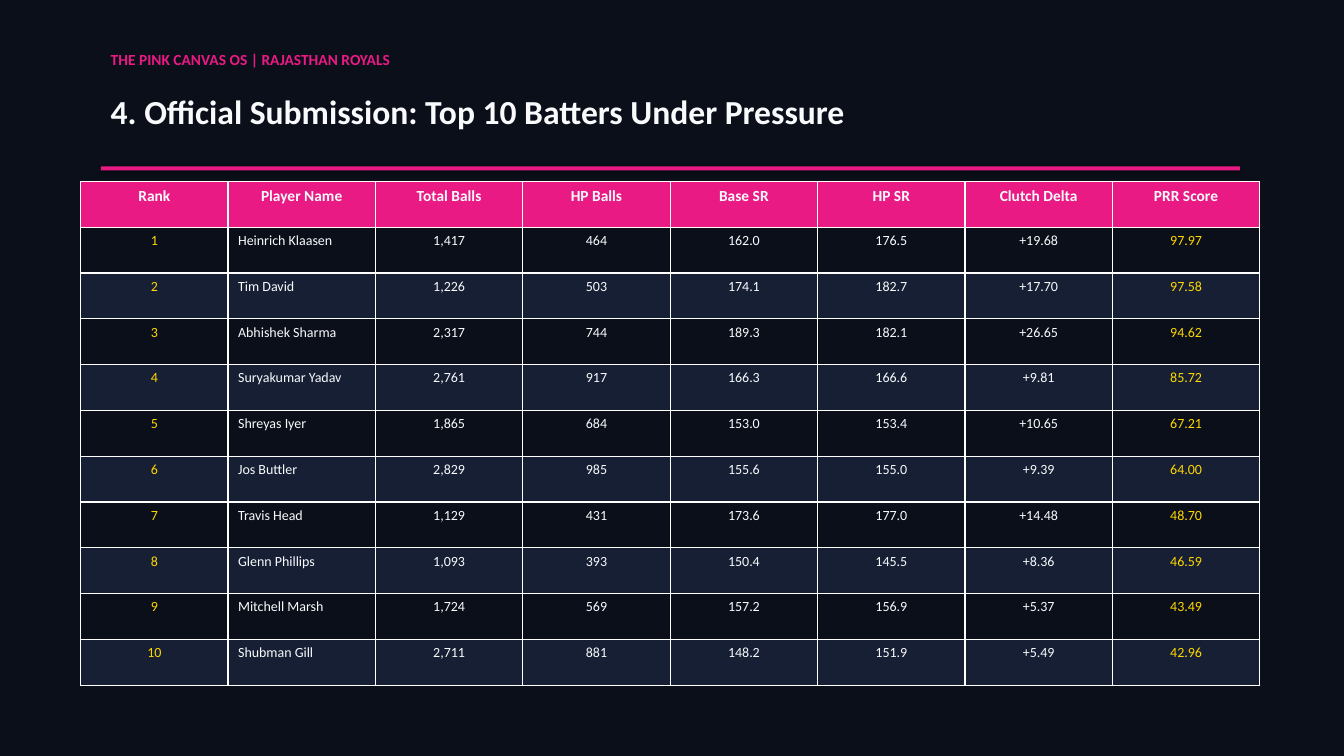
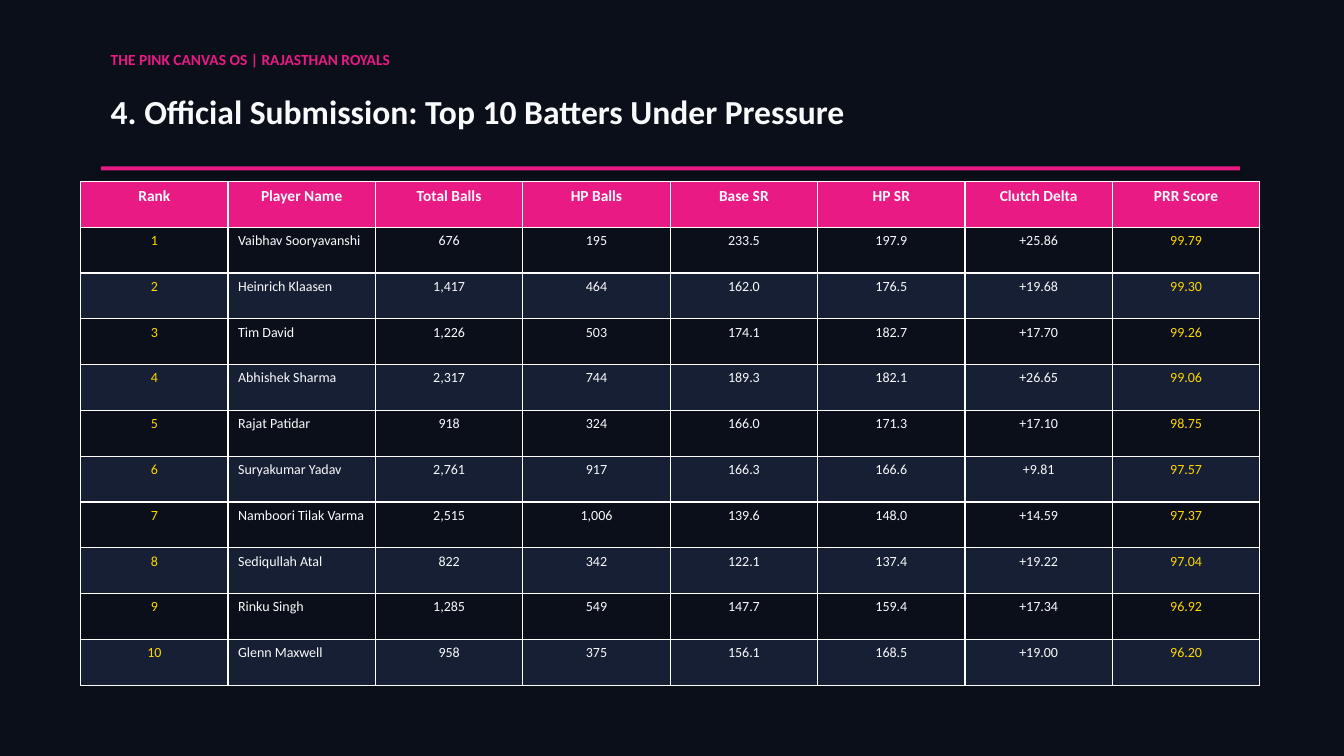
Before and after one commit to passionate-coder26/SupeRR-selector, a slide deck: slide 5 of assets/SupeRR_Selector_S2_Methodology_Report.pptx. Drawn at 1344x756 pixels with LibreOffice and Linux fonts; fonts in the diff are those of the drawing. Boxes give left, top, right and bottom in pixels: in the first picture for what was removed or moved away, otherwise in the second. Text is boxed around its words. In the diff, an @@ line names an element or a change of style, - is before the commit and + after.

```diff
--- a/assets/SupeRR_Selector_S2_Methodology_Report.pptx
+++ b/assets/SupeRR_Selector_S2_Methodology_Report.pptx
@@ table at <box>81,181,1258,686</box> @@
-row 2: 1 | Heinrich Klaasen | 1,417 | 464 | 162.0 | 176.5 | +19.68 | 97.97
+row 2: 1 | Vaibhav Sooryavanshi | 676 | 195 | 233.5 | 197.9 | +25.86 | 99.79
-row 3: 2 | Tim David | 1,226 | 503 | 174.1 | 182.7 | +17.70 | 97.58
+row 3: 2 | Heinrich Klaasen | 1,417 | 464 | 162.0 | 176.5 | +19.68 | 99.30
-row 4: 3 | Abhishek Sharma | 2,317 | 744 | 189.3 | 182.1 | +26.65 | 94.62
+row 4: 3 | Tim David | 1,226 | 503 | 174.1 | 182.7 | +17.70 | 99.26
-row 5: 4 | Suryakumar Yadav | 2,761 | 917 | 166.3 | 166.6 | +9.81 | 85.72
+row 5: 4 | Abhishek Sharma | 2,317 | 744 | 189.3 | 182.1 | +26.65 | 99.06
-row 6: 5 | Shreyas Iyer | 1,865 | 684 | 153.0 | 153.4 | +10.65 | 67.21
+row 6: 5 | Rajat Patidar | 918 | 324 | 166.0 | 171.3 | +17.10 | 98.75
-row 7: 6 | Jos Buttler | 2,829 | 985 | 155.6 | 155.0 | +9.39 | 64.00
+row 7: 6 | Suryakumar Yadav | 2,761 | 917 | 166.3 | 166.6 | +9.81 | 97.57
-row 8: 7 | Travis Head | 1,129 | 431 | 173.6 | 177.0 | +14.48 | 48.70
+row 8: 7 | Namboori Tilak Varma | 2,515 | 1,006 | 139.6 | 148.0 | +14.59 | 97.37
-row 9: 8 | Glenn Phillips | 1,093 | 393 | 150.4 | 145.5 | +8.36 | 46.59
+row 9: 8 | Sediqullah Atal | 822 | 342 | 122.1 | 137.4 | +19.22 | 97.04
-row 10: 9 | Mitchell Marsh | 1,724 | 569 | 157.2 | 156.9 | +5.37 | 43.49
+row 10: 9 | Rinku Singh | 1,285 | 549 | 147.7 | 159.4 | +17.34 | 96.92
-row 11: 10 | Shubman Gill | 2,711 | 881 | 148.2 | 151.9 | +5.49 | 42.96
+row 11: 10 | Glenn Maxwell | 958 | 375 | 156.1 | 168.5 | +19.00 | 96.20
```
Also in this commit, not shown: 1 other slide changed, 5 other files.
